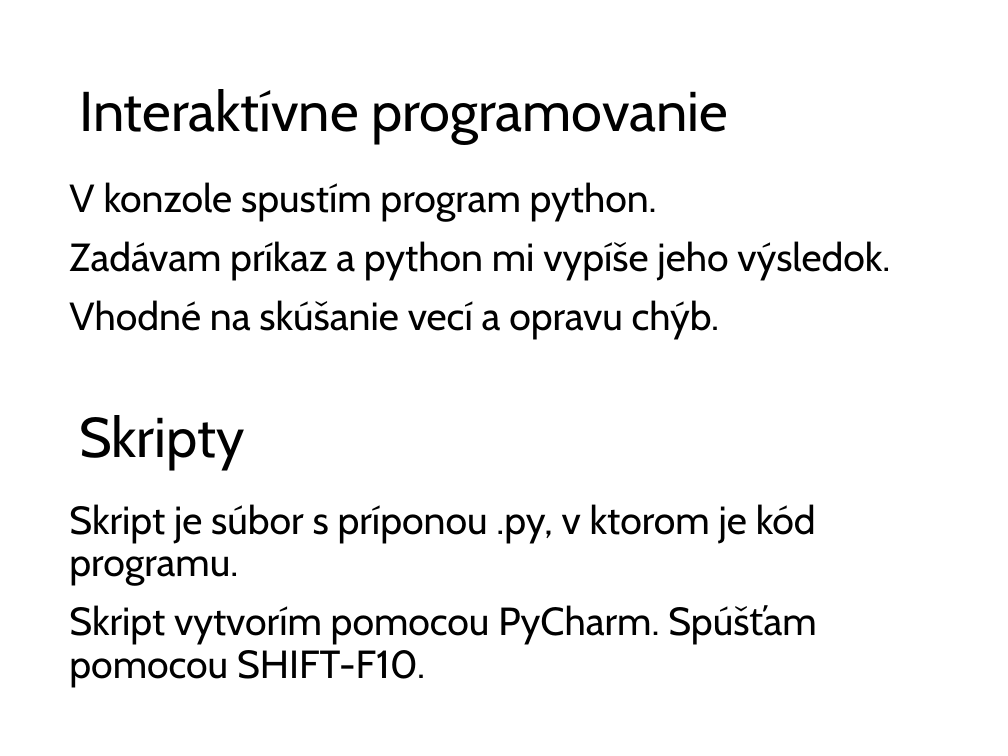
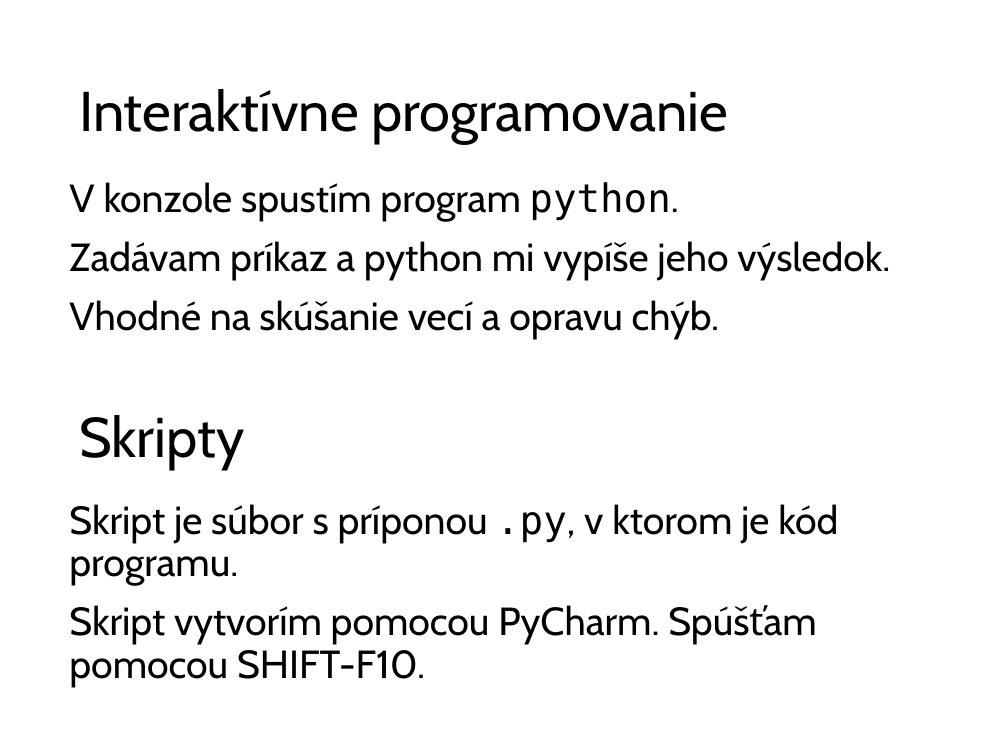
Before and after one commit to wagjo/oop, a slide deck: slide 8 of prezentacie/p01.pptx. Drawn at 1008x756 pixels with LibreOffice and Linux fonts; fonts in the diff are those of the drawing. Boxes give left, top, right and bottom in pixels: in the first picture for what was removed or moved away, otherwise in the second. Text is boxed around its words. In the diff, an @@ line names an element or a change of style, - is before the commit and + after.

```diff
--- a/prezentacie/p01.pptx
+++ b/prezentacie/p01.pptx
@@ text at box(69, 182, 678, 222): font Cabin to DejaVu Sans Mono in "python." @@
@@ text at box(69, 504, 838, 586): font Cabin to DejaVu Sans Mono in ".py," @@
```
Also in this commit, not shown: 1 other slide changed, 5 other files.
